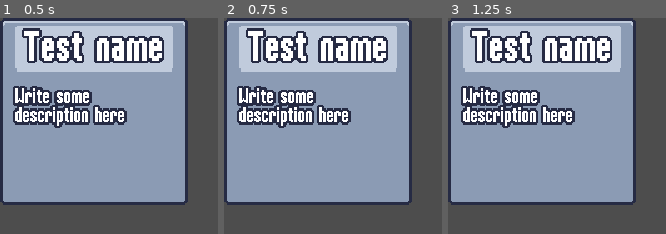
Above: before the commit, frames 1-3 (left to right).
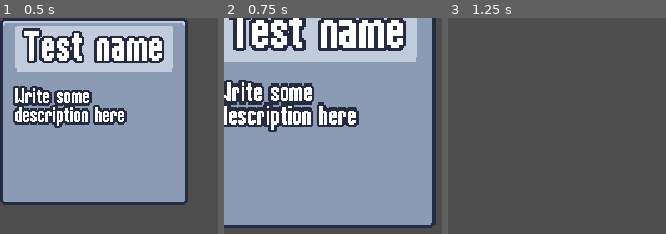
Above: after the commit, the same moments.

Repository: nadeemkhedr/survivor-game-godot
Game: Godot game, scene res://scenes/ui/ability_upgrade_card.tscn
Same seed, same stepped clock (60 frames per second), same inputs: the game is played once before the commit and once after it. This scene is started directly instead of the project's main scene.
Inputs (mouse positions are in pixels of both pictures, inside the frame that each line leads up to):
- Up to frame 1 (0.5 s): no input
- Up to frame 2 (0.75 s): tap Enter at 0.5 s; move the mouse to (317, 110) at 0.52 s; press the mouse at (317, 110) at 0.53 s; hold D (move_right) from 0.53 s (still down)
- Up to frame 3 (1.25 s): keep holding D (move_right)

Frame 1 is identical in both runs. In frame 2, 46% of the frame differs, in the area x 0-98%, y 0-98%; in frame 3, 75%, in the area x 0-87%, y 0-87%.

Commit message:
✨ feat: add upgrade screen animation

Diff:
--- a/scenes/game_object/basic_enemy/basic_enemy.tscn
+++ b/scenes/game_object/basic_enemy/basic_enemy.tscn
@@ -98,7 +98,7 @@
 [node name="HealthComponent" parent="." instance=ExtResource("2_4dw6k")]
 
 [node name="VialDropComponent" parent="." node_paths=PackedStringArray("health_component") instance=ExtResource("3_l6kfr")]
-drop_percent = 0.35
+drop_percent = 1.0
 health_component = NodePath("../HealthComponent")
 
 [node name="VelocityComponent" parent="." instance=ExtResource("4_cekng")]
--- a/scenes/ui/ability_upgrade_card.gd
+++ b/scenes/ui/ability_upgrade_card.gd
@@ -5,9 +5,17 @@
 @onready var name_label: Label = $%NameLabel
 @onready var description_label: Label = $%DescriptionLabel
 
+var disabled = false
 
 func _ready():
 	gui_input.connect(on_gui_input)
+	mouse_entered.connect(on_mouse_entered)
+
+
+func play_in(delay: float = 0):
+	modulate = Color.TRANSPARENT
+	await get_tree().create_timer(delay).timeout
+	$AnimationPlayer.play("in")
 
 
 func set_ability_upgrade(upgrade: AbilityUpgrade):
@@ -15,6 +23,32 @@
 	description_label.text = upgrade.description
 
 
+func play_discard():
+	$AnimationPlayer.play("discard")
+
+
+func select_card():
+	disabled = true
+	$AnimationPlayer.play("selected")
+
+	for other_card in get_tree().get_nodes_in_group("upgrade_card"):
+		if other_card != self:
+			other_card.play_discard()
+
+	await $AnimationPlayer.animation_finished
+	selected.emit()
+
+
 func on_gui_input(event: InputEvent):
+	if disabled:
+		return
+
 	if event.is_action_pressed("left_click"):
-		selected.emit()
+		select_card()
+
+
+func on_mouse_entered():
+	if disabled:
+		return
+
+	$HoverAnimationPlayer.play("hover")
--- a/scenes/ui/ability_upgrade_card.tscn
+++ b/scenes/ui/ability_upgrade_card.tscn
@@ -1,13 +1,194 @@
-[gd_scene load_steps=2 format=3 uid="uid://dwuq1prie18d7"]
+[gd_scene load_steps=10 format=3 uid="uid://dwuq1prie18d7"]
 
 [ext_resource type="Script" path="res://scenes/ui/ability_upgrade_card.gd" id="1_e3mfb"]
 
-[node name="AbilityUpgradeCard" type="PanelContainer"]
+[sub_resource type="Animation" id="Animation_ugb1q"]
+resource_name = "in"
+length = 0.4
+step = 0.05
+tracks/0/type = "value"
+tracks/0/imported = false
+tracks/0/enabled = true
+tracks/0/path = NodePath(".:scale")
+tracks/0/interp = 2
+tracks/0/loop_wrap = true
+tracks/0/keys = {
+"times": PackedFloat32Array(0, 0.15, 0.4),
+"transitions": PackedFloat32Array(1, 1, 1),
+"update": 0,
+"values": [Vector2(2.08165e-12, 2.08165e-12), Vector2(1.2, 1.2), Vector2(1, 1)]
+}
+tracks/1/type = "value"
+tracks/1/imported = false
+tracks/1/enabled = true
+tracks/1/path = NodePath(".:modulate")
+tracks/1/interp = 1
+tracks/1/loop_wrap = true
+tracks/1/keys = {
+"times": PackedFloat32Array(0),
+"transitions": PackedFloat32Array(1),
+"update": 0,
+"values": [Color(1, 1, 1, 1)]
+}
+
+[sub_resource type="Animation" id="Animation_fqt7n"]
+length = 0.001
+tracks/0/type = "value"
+tracks/0/imported = false
+tracks/0/enabled = true
+tracks/0/path = NodePath(".:scale")
+tracks/0/interp = 1
+tracks/0/loop_wrap = true
+tracks/0/keys = {
+"times": PackedFloat32Array(0),
+"transitions": PackedFloat32Array(1),
+"update": 0,
+"values": [Vector2(1, 1)]
+}
+tracks/1/type = "value"
+tracks/1/imported = false
+tracks/1/enabled = true
+tracks/1/path = NodePath(".:modulate")
+tracks/1/interp = 1
+tracks/1/loop_wrap = true
+tracks/1/keys = {
+"times": PackedFloat32Array(0),
+"transitions": PackedFloat32Array(1),
+"update": 0,
+"values": [Color(1, 1, 1, 1)]
+}
+tracks/2/type = "value"
+tracks/2/imported = false
+tracks/2/enabled = true
+tracks/2/path = NodePath(".:rotation")
+tracks/2/interp = 1
+tracks/2/loop_wrap = true
+tracks/2/keys = {
+"times": PackedFloat32Array(0),
+"transitions": PackedFloat32Array(1),
+"update": 0,
+"values": [0.0]
+}
+
+[sub_resource type="Animation" id="Animation_03p5y"]
+resource_name = "selected"
+length = 0.4
+step = 0.05
+tracks/0/type = "value"
+tracks/0/imported = false
+tracks/0/enabled = true
+tracks/0/path = NodePath(".:scale")
+tracks/0/interp = 2
+tracks/0/loop_wrap = true
+tracks/0/keys = {
+"times": PackedFloat32Array(0, 0.05, 0.4),
+"transitions": PackedFloat32Array(1, 2.21914, 1),
+"update": 0,
+"values": [Vector2(1, 1), Vector2(1.2, 1.2), Vector2(2.08165e-12, 2.08165e-12)]
+}
+tracks/1/type = "value"
+tracks/1/imported = false
+tracks/1/enabled = true
+tracks/1/path = NodePath(".:rotation")
+tracks/1/interp = 1
+tracks/1/loop_wrap = true
+tracks/1/keys = {
+"times": PackedFloat32Array(0, 0.05, 0.2, 0.4),
+"transitions": PackedFloat32Array(1, 1, 1, 1),
+"update": 0,
+"values": [0.0, -0.174533, 0.0872665, 3.48787e-16]
+}
+
+[sub_resource type="Animation" id="Animation_44r7h"]
+resource_name = "discard"
+length = 0.1
+step = 0.05
+tracks/0/type = "value"
+tracks/0/imported = false
+tracks/0/enabled = true
+tracks/0/path = NodePath(".:scale")
+tracks/0/interp = 1
+tracks/0/loop_wrap = true
+tracks/0/keys = {
+"times": PackedFloat32Array(0, 0.1),
+"transitions": PackedFloat32Array(1, 1),
+"update": 0,
+"values": [Vector2(1, 1), Vector2(2.08165e-12, 2.08165e-12)]
+}
+
+[sub_resource type="AnimationLibrary" id="AnimationLibrary_gf6s7"]
+_data = {
+"RESET": SubResource("Animation_fqt7n"),
+"discard": SubResource("Animation_44r7h"),
+"in": SubResource("Animation_ugb1q"),
+"selected": SubResource("Animation_03p5y")
+}
+
+[sub_resource type="Animation" id="Animation_kc28j"]
+resource_name = "hover"
+length = 0.2
+step = 0.05
+tracks/0/type = "value"
+tracks/0/imported = false
+tracks/0/enabled = true
+tracks/0/path = NodePath(".:rotation")
+tracks/0/interp = 2
+tracks/0/loop_wrap = true
+tracks/0/keys = {
+"times": PackedFloat32Array(0, 0.05, 0.1, 0.2),
+"transitions": PackedFloat32Array(1, 1, 1, 1),
+"update": 0,
+"values": [0.0, -0.0872665, 0.0872665, 3.48787e-16]
+}
+
+[sub_resource type="Animation" id="Animation_cj2es"]
+length = 0.001
+tracks/0/type = "value"
+tracks/0/imported = false
+tracks/0/enabled = true
+tracks/0/path = NodePath(".:rotation")
+tracks/0/interp = 1
+tracks/0/loop_wrap = true
+tracks/0/keys = {
+"times": PackedFloat32Array(0),
+"transitions": PackedFloat32Array(1),
+"update": 0,
+"values": [0.0]
+}
+
+[sub_resource type="AnimationLibrary" id="AnimationLibrary_nwvil"]
+_data = {
+"RESET": SubResource("Animation_cj2es"),
+"hover": SubResource("Animation_kc28j")
+}
+
+[node name="AbilityUpgradeCard" type="PanelContainer" groups=["upgrade_card"]]
 custom_minimum_size = Vector2(150, 150)
+anchors_preset = -1
+anchor_left = -0.035
+anchor_top = -0.062
+anchor_right = -0.035
+anchor_bottom = -0.062
+offset_left = 22.4
+offset_top = 22.32
+offset_right = 172.4
+offset_bottom = 172.32
+pivot_offset = Vector2(75, 75)
 script = ExtResource("1_e3mfb")
 
+[node name="AnimationPlayer" type="AnimationPlayer" parent="."]
+libraries = {
+"": SubResource("AnimationLibrary_gf6s7")
+}
+
+[node name="HoverAnimationPlayer" type="AnimationPlayer" parent="."]
+libraries = {
+"": SubResource("AnimationLibrary_nwvil")
+}
+
 [node name="MarginContainer" type="MarginContainer" parent="."]
 layout_mode = 2
+mouse_filter = 2
 theme_override_constants/margin_left = 8
 theme_override_constants/margin_top = 0
 theme_override_constants/margin_right = 8
@@ -15,6 +196,7 @@
 
 [node name="VBoxContainer" type="VBoxContainer" parent="MarginContainer"]
 layout_mode = 2
+mouse_filter = 2
 theme_override_constants/separation = 12
 
 [node name="PanelContainer" type="PanelContainer" parent="MarginContainer/VBoxContainer"]
--- a/scenes/ui/upgrade_screen.gd
+++ b/scenes/ui/upgrade_screen.gd
@@ -11,15 +11,20 @@
 
 
 func set_ability_upgrades(upgrades: Array[AbilityUpgrade]):
+	var delay = 0
 	for upgrade in upgrades:
 		var card_instance = upgrade_card_scene.instantiate()
 		card_container.add_child(card_instance)
 		card_instance.set_ability_upgrade(upgrade)
+		card_instance.play_in(delay)
 		card_instance.selected.connect(on_upgrade_selected.bind(upgrade))
+		delay += 0.2
 
 
 
 func on_upgrade_selected(upgrade: AbilityUpgrade):
 	upgrade_selected.emit(upgrade)
+	$AnimationPlayer.play("out")
+	await $AnimationPlayer.animation_finished
 	get_tree().paused = false
 	queue_free()
--- a/scenes/ui/upgrade_screen.tscn
+++ b/scenes/ui/upgrade_screen.tscn
@@ -1,12 +1,82 @@
-[gd_scene load_steps=3 format=3 uid="uid://r4bvrglnodlt"]
+[gd_scene load_steps=7 format=3 uid="uid://r4bvrglnodlt"]
 
 [ext_resource type="PackedScene" uid="uid://dwuq1prie18d7" path="res://scenes/ui/ability_upgrade_card.tscn" id="1_itxrw"]
 [ext_resource type="Script" path="res://scenes/ui/upgrade_screen.gd" id="1_j3cdu"]
+
+[sub_resource type="Animation" id="Animation_rfyl4"]
+resource_name = "in"
+length = 0.15
+step = 0.05
+tracks/0/type = "value"
+tracks/0/imported = false
+tracks/0/enabled = true
+tracks/0/path = NodePath("ColorRect:modulate")
+tracks/0/interp = 1
+tracks/0/loop_wrap = true
+tracks/0/keys = {
+"times": PackedFloat32Array(0, 0.15),
+"transitions": PackedFloat32Array(1, 1),
+"update": 0,
+"values": [Color(1, 1, 1, 0), Color(1, 1, 1, 1)]
+}
+
+[sub_resource type="Animation" id="Animation_mcwwy"]
+length = 0.001
+tracks/0/type = "value"
+tracks/0/imported = false
+tracks/0/enabled = true
+tracks/0/path = NodePath("ColorRect:modulate")
+tracks/0/interp = 1
+tracks/0/loop_wrap = true
+tracks/0/keys = {
+"times": PackedFloat32Array(0),
+"transitions": PackedFloat32Array(1),
+"update": 0,
+"values": [Color(1, 1, 1, 1)]
+}
+
+[sub_resource type="Animation" id="Animation_dxkgj"]
+resource_name = "out"
+length = 0.15
+step = 0.05
+tracks/0/type = "value"
+tracks/0/imported = false
+tracks/0/enabled = true
+tracks/0/path = NodePath("ColorRect:modulate")
+tracks/0/interp = 1
+tracks/0/loop_wrap = true
+tracks/0/keys = {
+"times": PackedFloat32Array(0, 0.15),
+"transitions": PackedFloat32Array(1, 1),
+"update": 0,
+"values": [Color(1, 1, 1, 1), Color(1, 1, 1, 0)]
+}
+
+[sub_resource type="AnimationLibrary" id="AnimationLibrary_24kmq"]
+_data = {
+"RESET": SubResource("Animation_mcwwy"),
+"in": SubResource("Animation_rfyl4"),
+"out": SubResource("Animation_dxkgj")
+}
 
 [node name="UpgradeScreen" type="CanvasLayer"]
 process_mode = 3
 script = ExtResource("1_j3cdu")
 upgrade_card_scene = ExtResource("1_itxrw")
+
+[node name="AnimationPlayer" type="AnimationPlayer" parent="."]
+autoplay = "in"
+libraries = {
+"": SubResource("AnimationLibrary_24kmq")
+}
+
+[node name="ColorRect" type="ColorRect" parent="."]
+anchors_preset = 15
+anchor_right = 1.0
+anchor_bottom = 1.0
+grow_horizontal = 2
+grow_vertical = 2
+color = Color(0.607843, 0.298039, 0.639216, 0.352941)
 
 [node name="MarginContainer" type="MarginContainer" parent="."]
 anchors_preset = 15
@@ -20,3 +90,4 @@
 layout_mode = 2
 size_flags_horizontal = 4
 size_flags_vertical = 4
+theme_override_constants/separation = 16
Not shown: 2 places in scenes/game_object/basic_enemy/basic_enemy.tscn that only renumber resources
